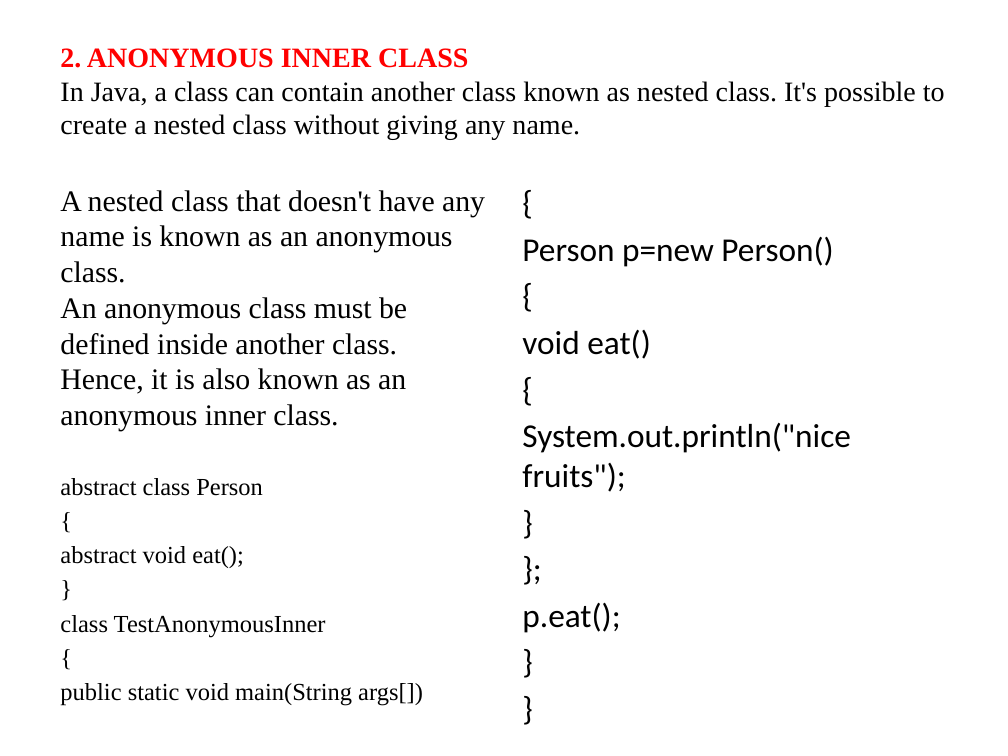
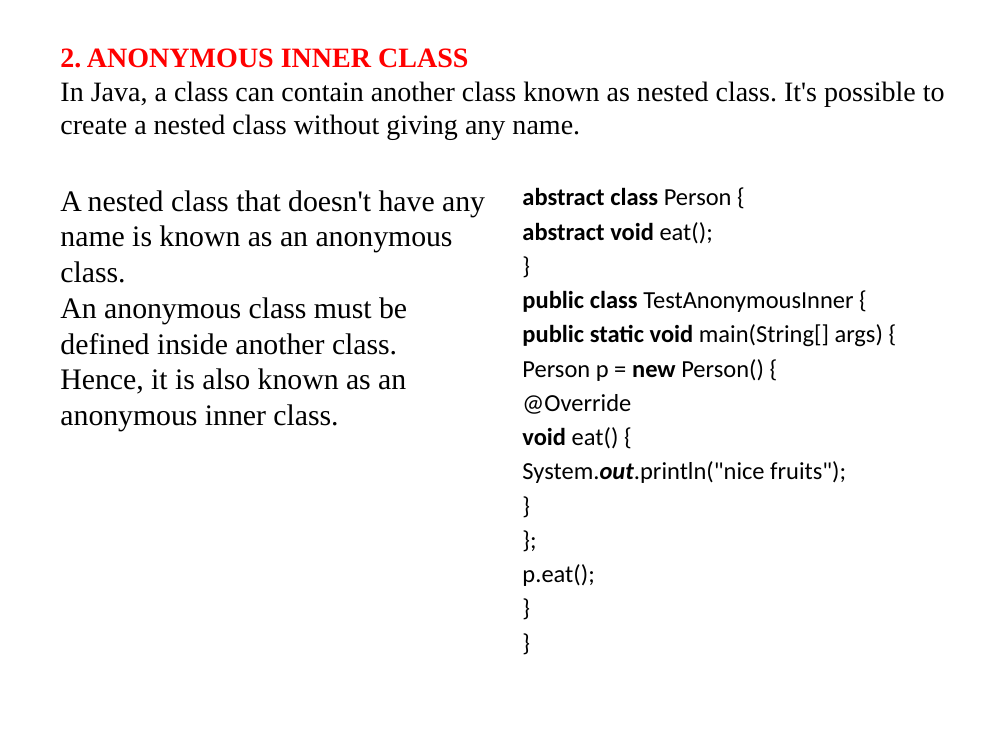
Before and after one commit to anvesh1987/Java-Programs-CSE-G, a slide deck: slide 200 of UNIT - I.pptx. Drawn at 1008x756 pixels with LibreOffice and Linux fonts; fonts in the diff are those of the drawing. Boxes give left, top, right and bottom in pixels: in the first picture for what was removed or moved away, otherwise in the second. Text is boxed around its words. In the diff, an @@ line names an element or a change of style, - is before the commit and + after.

```diff
--- a/UNIT - I.pptx
+++ b/UNIT - I.pptx
@@ text at (522, 187, 883, 449): text changed; size 23.8 to 17.5 pt @@
-{
-Person p=new Person()
-{
-void eat()
-{
+abstract class Person {
+abstract void eat();
+}
+public class TestAnonymousInner {
+public static void main(String[] args) {
+Person p = new Person() {
+@Override
+void eat() {
@@ text at (60, 478, 423, 706): paragraphs removed @@
-abstract class Person
-{
-abstract void eat();
-}
-class TestAnonymousInner
-{
-public static void main(String args[])
@@ text at (522, 461, 846, 586): size 23.8 to 17.5 pt in "System.out.println("nice fruits");", "}", "};", "p.eat();" and 2 more places; bold on, italic on in "System.out.println("nice"; less space between paragraphs @@
```
Also in this commit, not shown: 2 other slides changed, 8 other files.
